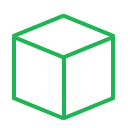
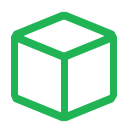
Two versions of the same layered image (128 × 128). Layer-by-layer changes:
added layer "Visible copy" above "original" over box(10, 11, 118, 122)
renamed "Visible" to "original", hid it over box(11, 13, 116, 121)
